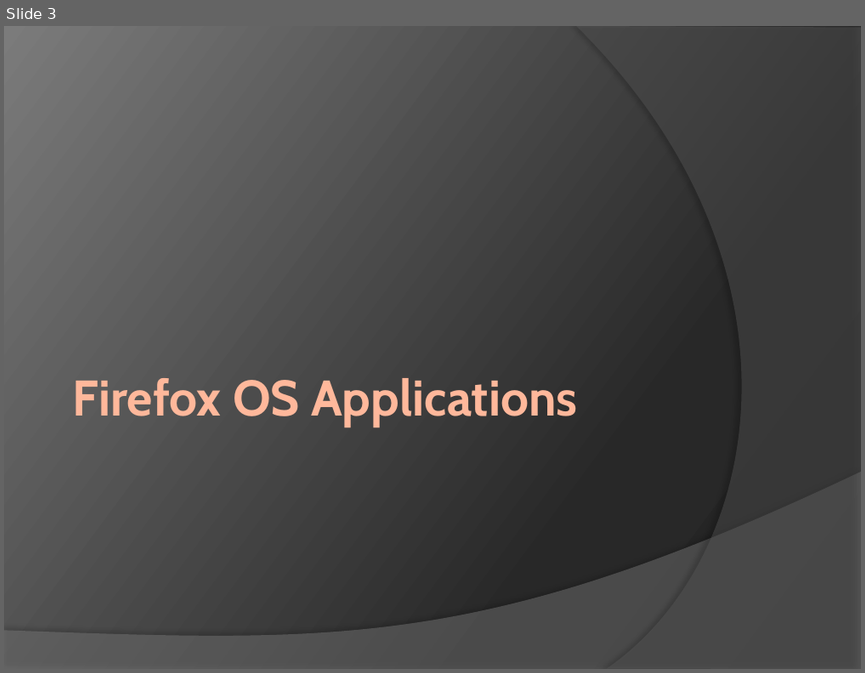
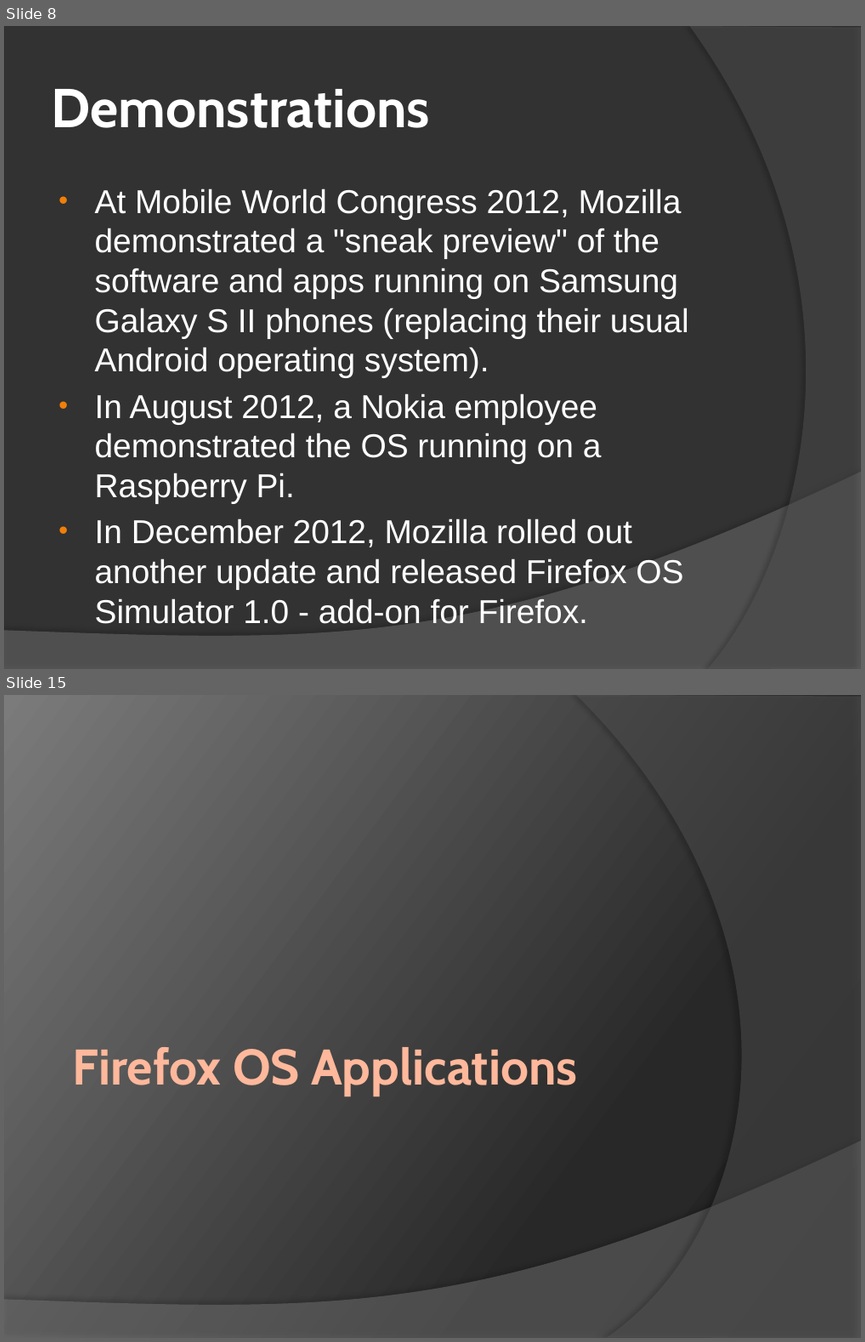
Before and after one commit to ymihaylov/Firefox-OS-Documentation-Project, a slide deck: Firefox OS.pptx. Shown one above the other, each under a label of ours: slide 3 before the commit, slides 8 and 15 after it; the slides between them are not shown. The pictures are 865x673 and 865x1342 pixels, drawn with LibreOffice and Linux fonts; fonts in the diff are those of the drawing. Boxes give left, top, right and bottom in pixels: in the first picture for what was removed or moved away, otherwise in the second. Text is boxed around its words. In the diff, an @@ line names an element or a change of style, - is before the commit and + after.

```diff
--- a/Firefox OS.pptx
+++ b/Firefox OS.pptx
@@ slide 8 added at <box>4,26,861,669</box>, background #323232; not listed: 1 template element that a slide beside it also shows @@
@@ freeform shape added at <box>689,26,861,669</box>, fill #5E5E5E at 40% opacity @@
@@ title added at <box>51,89,430,128</box>, 46 pt, text #FFFFFF, bold @@
+Demonstrations
@@ text added at <box>95,188,689,624</box>, 27.8 pt, text #FFFFFF @@
+• At Mobile World Congress 2012, Mozilla demonstrated a "sneak preview" of the software and apps running on Samsung Galaxy S II phones (replacing their usual Android operating system).
+• In August 2012, a Nokia employee demonstrated the OS running on a Raspberry Pi.
+• In December 2012, Mozilla rolled out another update and released Firefox OS Simulator 1.0 - add-on for Firefox.
@@ what was slide 3 is now slide 15 @@
```
Also in this commit, not shown: 1 slide changed, 12 other slides added, 1 slide removed.
